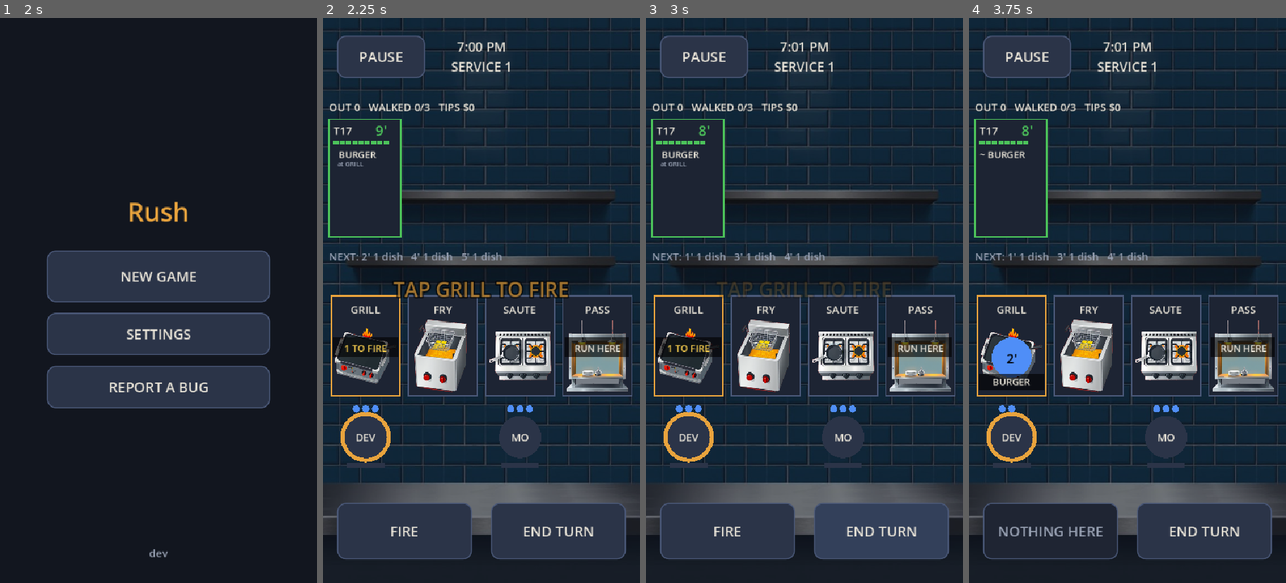
Above: before the commit, frames 1-4 (left to right).
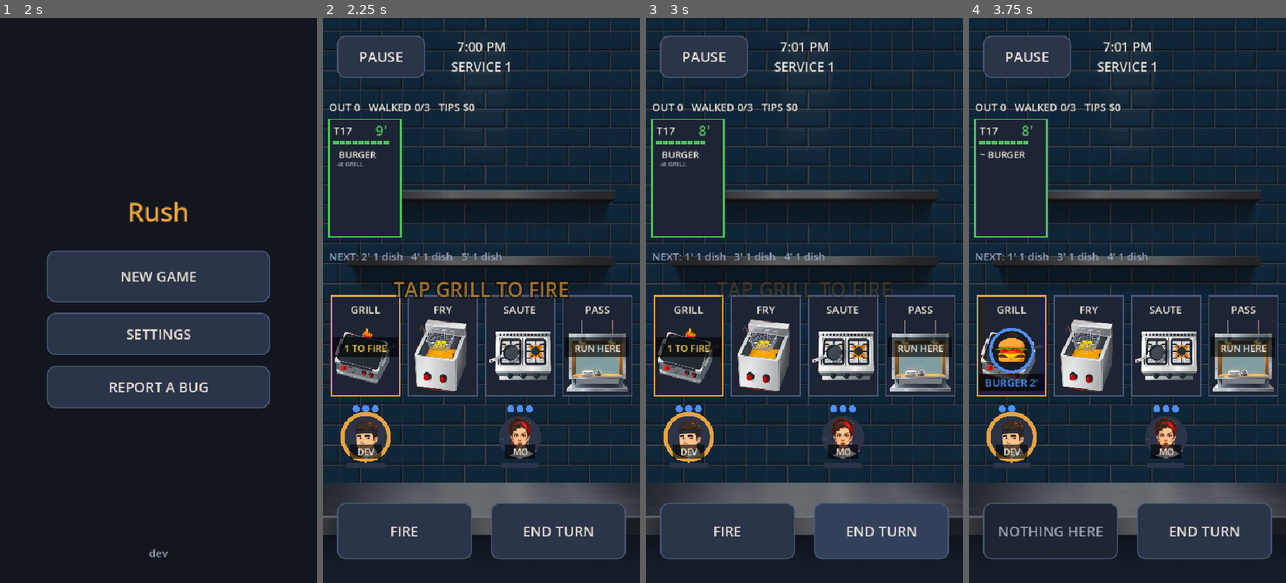
Above: after the commit, the same moments.

Repository: duffpowell-commits/Rush
Game: Godot game, scene res://scenes/boot.tscn
Two runs of this game, one before a commit and one after it. Both use one fixed random seed, a clock stepped at 60 frames per second and the inputs below.
Inputs:
- Up to frame 1 (2 s): click "Skip splash" at 0.5 s; click "SKIP" at 1.25 s
- Up to frame 2 (2.25 s): click "NEW GAME" at 2 s
- Up to frame 3 (3 s): click "END TURN" at 2.75 s
- Up to frame 4 (3.75 s): click "FIRE" at 3.5 s

Frame 1 is identical in both runs. In frame 2, 1.0% of the frame differs, in the area x 6-69%, y 70-78%; in frame 3, 1.0%; in frame 4, 2.0%, in the area x 3-69%, y 54-78%.

Commit message:
Real art, part 2: cook portraits and dish icons
DEV and MO get round portrait tokens (name on a plate), each pan shows its
dish icon inside the state ring, and a carried plate rides on the cook's
shoulder. Pan state is still spelled out (2', UP!, BURN!) with a thicker ring
before a burn, so colour and art never carry it alone.

Co-Authored-By: Claude Opus 5.5 <noreply@anthropic.com>
Claude-Session: https://claude.ai/code/session_01V3sbxLu4c4oLEvnvp25i9E

Diff:
--- a/scripts/game.gd
+++ b/scripts/game.gd
@@ -23,6 +23,10 @@
 const ART_BG := preload("res://assets/art/bg_line.jpg")
 const ART_STATIONS := [preload("res://assets/art/station_grill.png"), preload("res://assets/art/station_fryer.png"),
 	preload("res://assets/art/station_saute.png"), preload("res://assets/art/station_pass.png")]
+const ART_COOKS := {"DEV": preload("res://assets/art/cook_dev.png"), "MO": preload("res://assets/art/cook_mo.png")}
+const ART_DISHES := {"BURGER": preload("res://assets/art/dish_burger.png"), "STEAK": preload("res://assets/art/dish_steak.png"),
+	"FRIES": preload("res://assets/art/dish_fries.png"), "WINGS": preload("res://assets/art/dish_wings.png"),
+	"PASTA": preload("res://assets/art/dish_pasta.png"), "SCAMPI": preload("res://assets/art/dish_scampi.png")}
 const LIVES := 3             # tables you can walk in one service
 
 ## Live sliders (DEV MENU -> TUNE). Applied when a service starts.
@@ -501,13 +505,14 @@
 			var tone := ("bad" if burning else "warn") if up else "info"
 			if not low and up:
 				f.draw_circle(r.get_center() + Vector2(0, 20), 46.0, Color(UI.key(tone), 0.2))
-			f.draw_circle(r.get_center() + Vector2(0, 20), 34.0, UI.key(tone))
-			if burning:   # shape cue, not colour alone: a thick ring the turn before it burns
-				f.draw_arc(r.get_center() + Vector2(0, 20), 40.0, 0.0, TAU, 32, UI.key("bad"), 5.0)
-			_plate(f, Rect2(r.position.x + 4, r.end.y - 38, r.size.x - 8, 28))
-			f.draw_string(font, r.position + Vector2(0, r.size.y - 18), p.dish, HORIZONTAL_ALIGNMENT_CENTER, r.size.x, UI.font_size(16), ink)
-			f.draw_string(font, r.get_center() + Vector2(-30, 30), ("BURN!" if burning else "UP!") if up else "%d'" % p.left,
-				HORIZONTAL_ALIGNMENT_CENTER, 60, UI.font_size(22), Color.BLACK)
+			var pc := r.get_center() + Vector2(0, 8)
+			f.draw_circle(pc, 36.0, Color(0.08, 0.09, 0.12, 0.85))
+			f.draw_arc(pc, 36.0, 0.0, TAU, 40, UI.key(tone), 9.0 if burning else 5.0)   # thick ring the turn before it burns
+			_draw_fit(f, ART_DISHES[p.dish], Rect2(pc - Vector2(28, 28), Vector2(56, 56)))
+			# State in words, not colour alone: 2' cooking, UP! ready, BURN! about to burn.
+			_plate(f, Rect2(r.position.x + 4, r.end.y - 38, r.size.x - 8, 30))
+			f.draw_string(font, r.position + Vector2(0, r.size.y - 16), ("BURN!" if burning else "UP!") if up else "%s %d'" % [p.dish, p.left],
+				HORIZONTAL_ALIGNMENT_CENTER, r.size.x, UI.font_size(18), UI.key(tone))
 		elif i < k.pans.size():
 			var waiting := 0
 			for t in k.tickets:
@@ -530,14 +535,20 @@
 		if c == sel:
 			f.draw_circle(pos, COOK_R + 7.0, UI.ACCENT)
 		f.draw_circle(pos, COOK_R, Color("2b3448"))
-		f.draw_string(font, pos + Vector2(-COOK_R, 7), cr.name, HORIZONTAL_ALIGNMENT_CENTER, COOK_R * 2, UI.font_size(18), ink)
+		if ART_COOKS.has(cr.name):
+			f.draw_texture_rect(ART_COOKS[cr.name], Rect2(pos - Vector2(COOK_R, COOK_R), Vector2(COOK_R, COOK_R) * 2.0), false)
+			_plate(f, Rect2(pos.x - 26, pos.y + COOK_R - 22, 52, 22))
+			f.draw_string(font, pos + Vector2(-COOK_R, COOK_R - 5), cr.name, HORIZONTAL_ALIGNMENT_CENTER, COOK_R * 2, UI.font_size(15), ink)
+		else:
+			f.draw_string(font, pos + Vector2(-COOK_R, 7), cr.name, HORIZONTAL_ALIGNMENT_CENTER, COOK_R * 2, UI.font_size(18), ink)
 		for a in cr.ap:   # action pips
 			f.draw_circle(pos + Vector2(-16 + a * 16, -COOK_R - 12), 6.0, UI.key("info"))
 		var sw := 64.0
 		var frac := float(cr.stress) / k.stress_cap
 		f.draw_rect(Rect2(pos.x - sw / 2, pos.y + COOK_R + 8, sw, 8), Color("2b3448"))
 		f.draw_rect(Rect2(pos.x - sw / 2, pos.y + COOK_R + 8, sw * frac, 8), UI.key("bad" if frac >= 0.6 else "warn"))
-		if not cr.hand.is_empty():
+		if not cr.hand.is_empty():   # the plate in hand, on the cook's shoulder, plus its name
+			_draw_fit(f, ART_DISHES[cr.hand.dish], Rect2(pos + Vector2(COOK_R - 18, -COOK_R - 6), Vector2(40, 40)))
 			f.draw_string(font, pos + Vector2(-60, COOK_R + 40), "> " + cr.hand.dish, HORIZONTAL_ALIGNMENT_CENTER, 120, UI.font_size(15), UI.key("good"))
 	var gone: Array = k.crew.filter(func(cr): return cr.out).map(func(cr): return cr.name)
 	if not gone.is_empty():
Binary file added: assets/art/cook_dev.png
Not shown, added: assets/art/cook_dev.png.import
Binary file added: assets/art/cook_mo.png
Not shown, added: assets/art/cook_mo.png.import
Binary file added: assets/art/dish_burger.png
Not shown, added: assets/art/dish_burger.png.import
Binary file added: assets/art/dish_fries.png
Not shown, added: assets/art/dish_fries.png.import
Binary file added: assets/art/dish_pasta.png
Not shown, added: assets/art/dish_pasta.png.import
Binary file added: assets/art/dish_scampi.png
Not shown, added: assets/art/dish_scampi.png.import
(and 27 more such lines)
